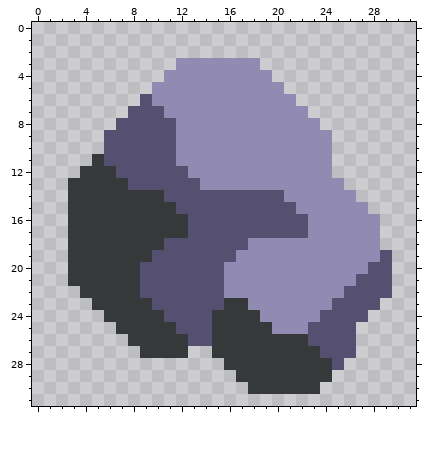
A pixel-art sprite gets an edit: sprites/items/industrial-rubble.png. Above, as it was before the edit.
The file is 32x32 pixels.
New version:
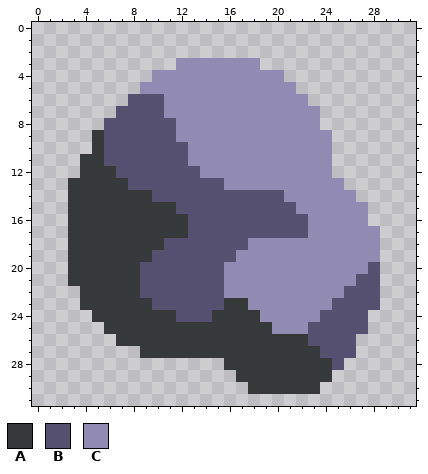
Palette (. is transparent): A #36393a  B #554f70  C #918bb3
Difference:
{"y":4,"x":10,"old":".","new":"C"}
{"y":4,"x":20,"old":".","new":"C"}
{"y":5,"x":9,"old":".","new":"C"}
{"y":5,"x":21,"old":".","new":"C"}
{"y":6,"x":8,"old":".","new":"B"}
{"y":6,"x":10,"old":"C","new":"B"}
{"y":6,"x":22,"old":".","new":"C"}
{"y":7,"x":7,"old":".","new":"B"}
{"y":7,"x":23,"old":".","new":"C"}
{"y":8,"x":6,"old":".","new":"B"}
{"y":9,"x":5,"old":".","new":"A"}
{"y":10,"x":5,"old":".","new":"A"}
{"y":10,"x":12,"old":"C","new":"B"}
{"y":11,"x":4,"old":".","new":"A"}
{"y":11,"x":12,"old":"C","new":"B"}
{"y":12,"x":13,"old":"C","new":"B"}
{"y":13,"x":14,"old":"CC","new":"BB"}
{"y":14,"x":10,"old":"A","new":"B"}
{"y":16,"x":28,"old":"C","new":"."}
{"y":19,"x":29,"old":"B","new":"."}
{"y":20,"x":29,"old":"B","new":"."}
{"y":21,"x":29,"old":"B","new":"."}
{"y":22,"x":29,"old":"B","new":"."}
{"y":23,"x":4,"old":".","new":"A"}
{"y":24,"x":5,"old":".","new":"A"}
{"y":24,"x":11,"old":"B","new":"A"}
{"y":25,"x":6,"old":".","new":"A"}
{"y":25,"x":12,"old":"BBB","new":"AAA"}
{"y":25,"x":27,"old":".","new":"B"}
{"y":26,"x":7,"old":".","new":"A"}
{"y":26,"x":13,"old":"BB","new":"AA"}
{"y":27,"x":13,"old":"..","new":"AA"}
